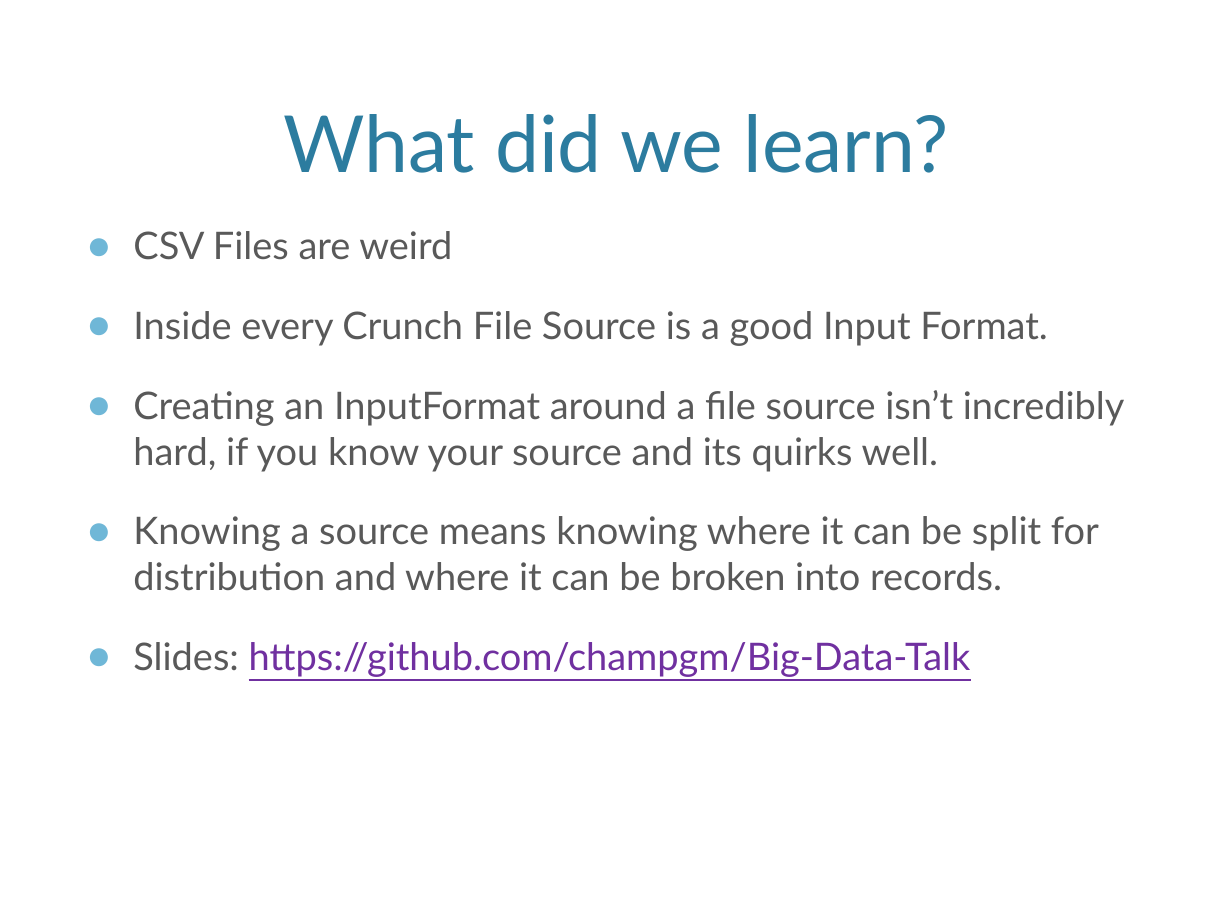
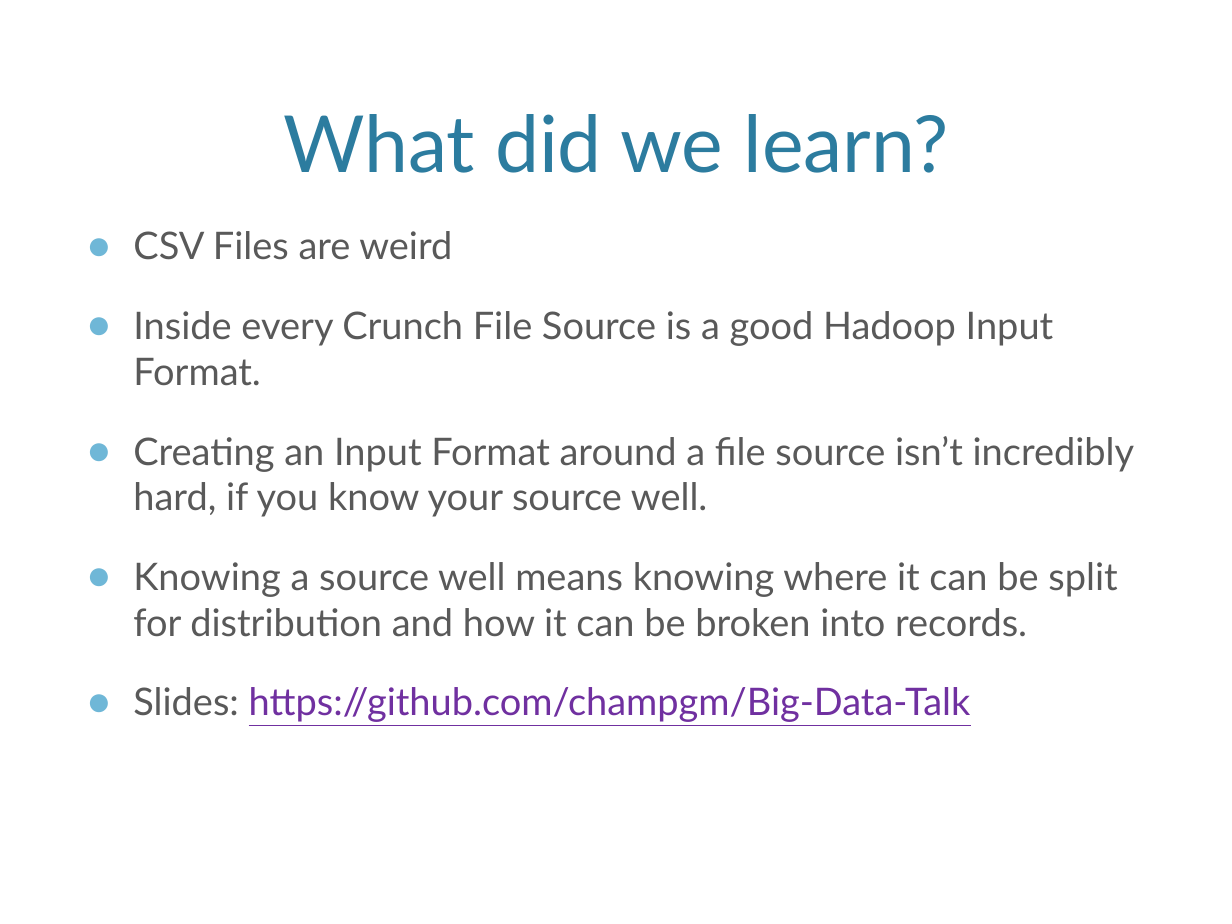
Before and after one commit to champgm/Big-Data-Talk, a slide deck: slide 20 of BigDataTalk.pptx (slide 19 before the commit). Drawn at 1232x924 pixels with LibreOffice and Linux fonts; fonts in the diff are those of the drawing; background and template pictures are left out. Boxes give left, top, right and bottom in pixels: in the first picture for what was removed or moved away, otherwise in the second. Text is boxed around its words. In the diff, an @@ line names an element or a change of style, - is before the commit and + after.

Commit message:
final

```diff
--- a/BigDataTalk.pptx
+++ b/BigDataTalk.pptx
@@ text at (133,311,1135,637): text changed @@
-● Inside every Crunch File Source is a good Input Format.
-● Creating an InputFormat around a file source isn’t incredibly hard, if you know your source and its quirks well.
-● Knowing a source means knowing where it can be split for distribution and where it can be broken into records.
+● Inside every Crunch File Source is a good Hadoop Input Format.
+● Creating an Input Format around a file source isn’t incredibly hard, if you know your source well.
+● Knowing a source well means knowing where it can be split for distribution and how it can be broken into records.
```
Also in this commit, not shown: 1 slide added.
